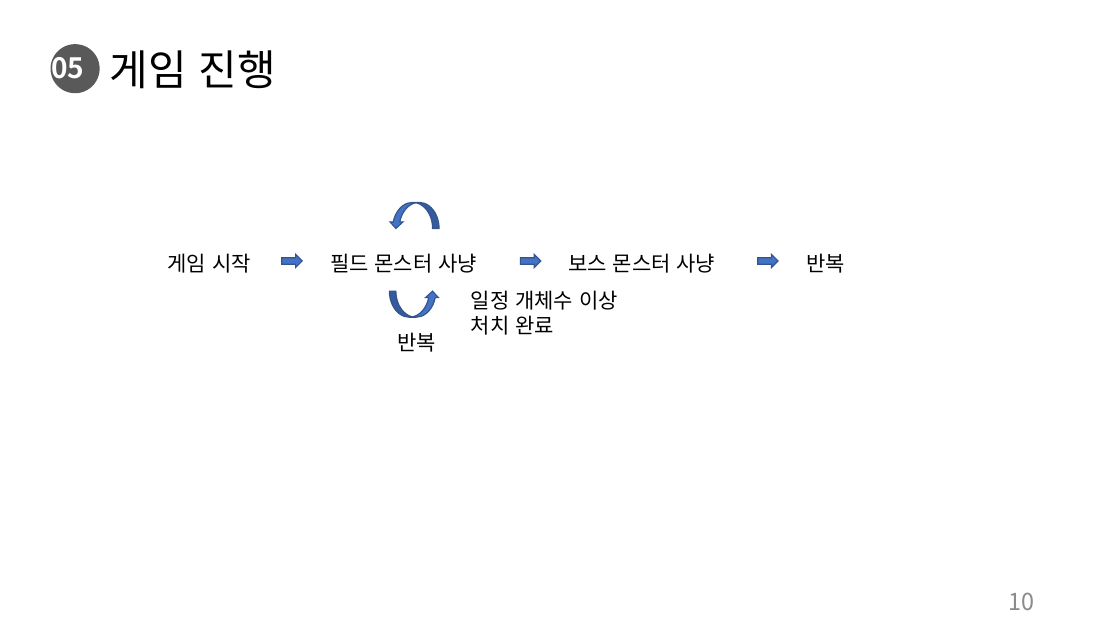
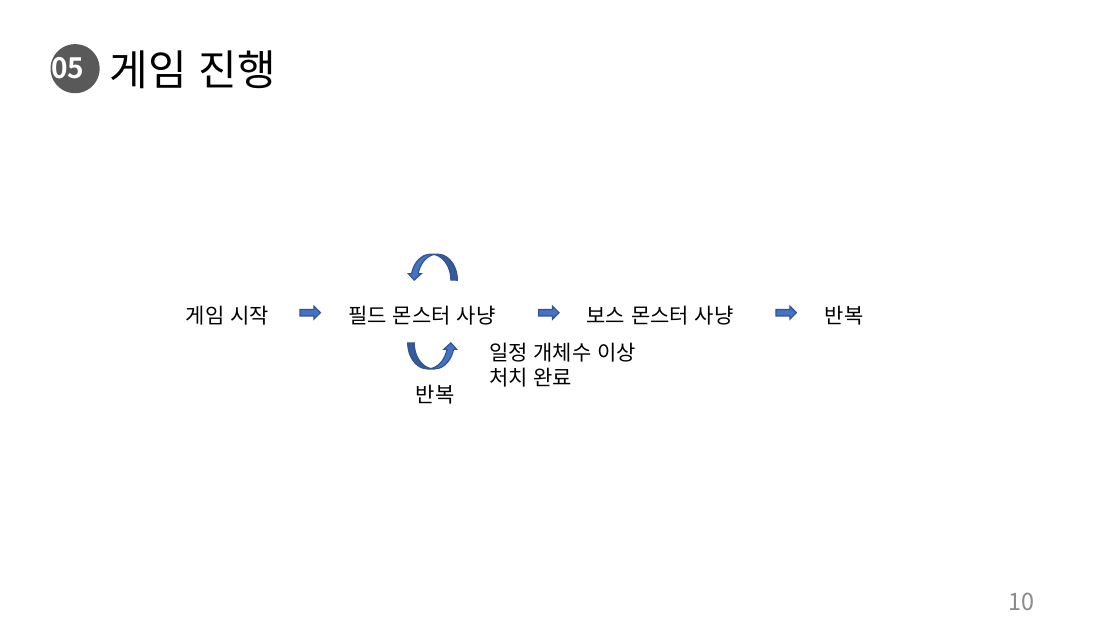
Before and after one commit to charobe/HDB, a slide deck: slide 10 of 조영욱/하자 드 바이오.pptx. Drawn at 1120x630 pixels with LibreOffice and Linux fonts; fonts in the diff are those of the drawing. Boxes give left, top, right and bottom in pixels: in the first picture for what was removed or moved away, otherwise in the second. Text is boxed around its words. In the diff, an @@ line names an element or a change of style, - is before the commit and + after.

```diff
--- a/조영욱/하자 드 바이오.pptx
+++ b/조영욱/하자 드 바이오.pptx
@@ 6 texts, 3 right arrows, 1 curved up arrow, 1 curved down arrow: place and size @@
-6 texts, 3 right arrows, 1 curved up arrow, 1 curved down arrow at [168, 202, 845, 352]
+6 texts, 3 right arrows, 1 curved up arrow, 1 curved down arrow at [186, 254, 864, 404]
```
Also in this commit, not shown: 13 other slides changed, 10 slides added, 1 slide removed, 1 other file.
